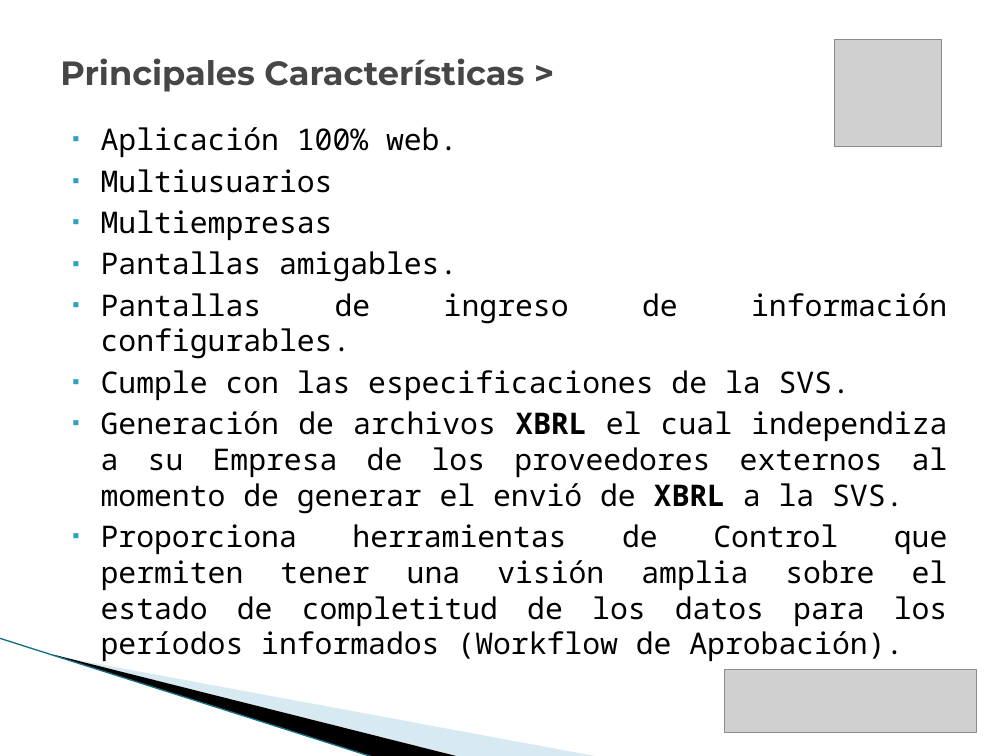
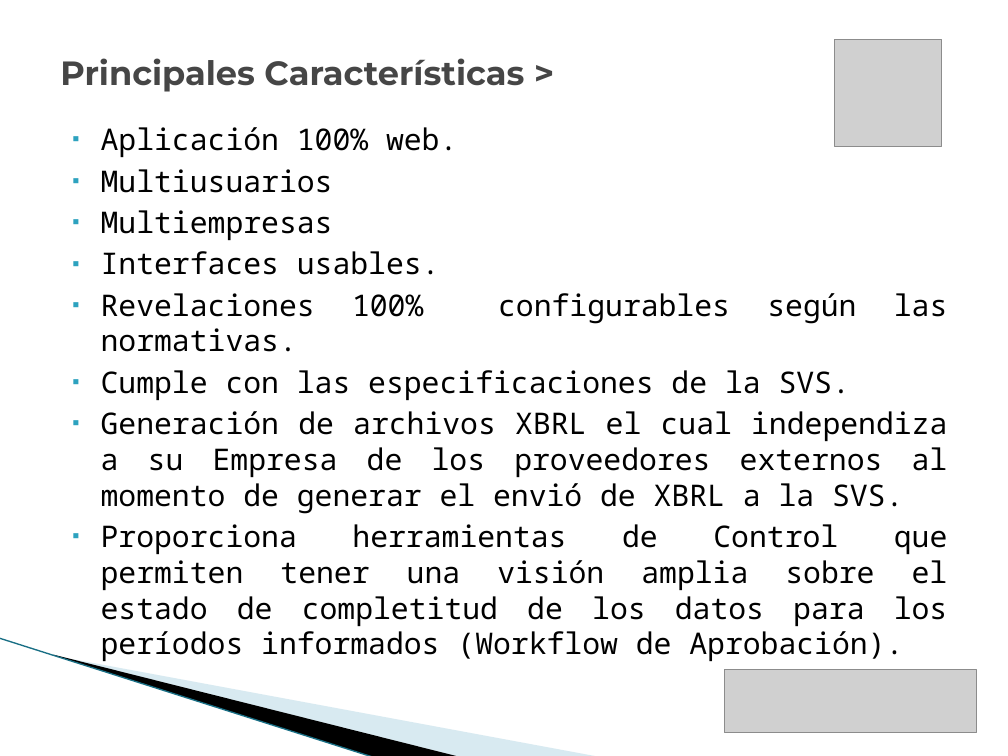
Before and after one commit to vicky1404/rev-ii, a slide deck: slide 9 of docs/comercial/brochure_2.pptx. Drawn at 1008x756 pixels with LibreOffice and Linux fonts; fonts in the diff are those of the drawing; grey boxes stand for pictures; background and template pictures are left out. Boxes give left, top, right and bottom in pixels: in the first picture for what was removed or moved away, otherwise in the second. Text is boxed around its words. In the diff, an @@ line names an element or a change of style, - is before the commit and + after.

```diff
--- a/docs/comercial/brochure_2.pptx
+++ b/docs/comercial/brochure_2.pptx
@@ text at bbox=[101, 251, 948, 352]: text changed @@
-▪ Pantallas amigables.
-▪ Pantallas de ingreso de información configurables.
+▪ Interfaces usables.
+▪ Revelaciones 100% configurables según las normativas.
@@ text at bbox=[101, 411, 948, 514]: bold off in "XBRL XBRL" @@
```
Also in this commit, not shown: 15 other slides changed, 2 slides added.
